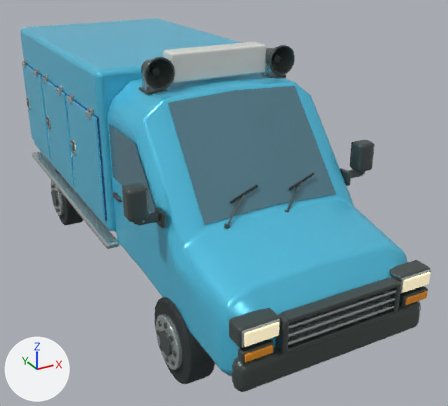
The glTF model vehicles/ice_cream_van.glb: old version first, new version second.
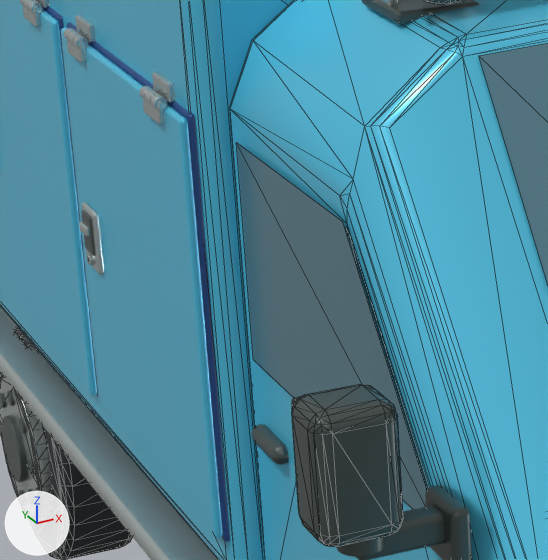
Each version is shown whole from a camera (50 mm lens) standing at (-2.88, -6.31, 3.84) and looking at (0.36, -0.42, 0.9), then close up on the part from 11% to 41% of the width and 22% to 56% of the height. Lighting does not change. The marker at lower left points along +X, +Y and +Z. The older version's two pictures come first. The close-ups show mesh edges as thin lines. Where no turn or scale is listed for an object, it has been applied to the vertices.

Before the edit, the objects in view are built like this:
```python
me_cube_049 = bpy.data.meshes.new('Cube.049')
me_cube_049.from_pydata(...)  # 96 vertices, 188 faces; spans x -0.08..0.08, y -1.71..1.71, z -0.03..0.03
me_cube_049.materials.append(mat_brushed_equipment_metal)  # light grey #c4cdcb
me_cube_052 = bpy.data.meshes.new('Cube.052')
me_cube_052.from_pydata(...)  # 96 vertices, 188 faces; spans x -0.009..0.009, y -0.062..0.062, z -0.09..0.09
me_cube_052.materials.append(mat_brushed_equipment_metal)  # light grey #c4cdcb
me_cylinder_014 = bpy.data.meshes.new('Cylinder.014')
me_cylinder_014.from_pydata(...)  # 192 vertices, 380 faces; spans x -0.13..0.13, y -0.405..0.405, z -0.405..0.405
me_cylinder_014.materials.append(mat_tire_rubber)  # dark grey #2c3234
ob_continuous_side_step = bpy.data.objects.new('Continuous side step', me_cube_049)
ob_continuous_side_step.location = (-1.07, 1.13, 0.76)
ob_däck_001 = bpy.data.objects.new('Däck.001', me_cylinder_014)
ob_däck_001.location = (-0.91, 1.85, 0.405)
ob_freezer_latch_surround = bpy.data.objects.new('Freezer latch surround', me_cube_052)
ob_freezer_latch_surround.location = (-1.107, 0.49, 1.56)
# also in view: 'Cab door window' at (-1.01, -1.15, 1.82); 'Door handle' at (-1.01, -0.65, 1.34); 'Freezer body' at (0.0, 1.25, 1.72); 'Mirror folding pivot' at (-1.21, -1.77, 1.62); 'Wheel hub steel.001' at (-1.05, 1.85, 0.41)
```
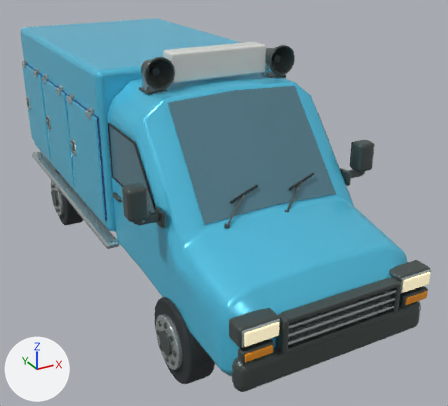
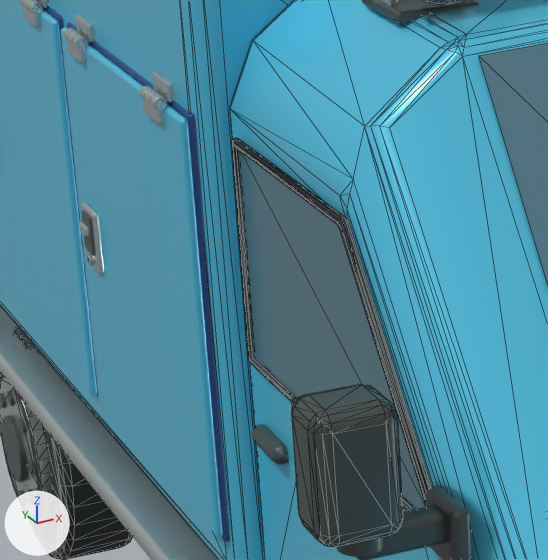
Where the change shows, as pixel boxes (x1, y1, x2, y2) in the close-ups (548 x 560 px):
'Cab window gasket', added: after (232, 138, 431, 510)

Diff of the bpy script that builds the scene:
```diff
--- a/vehicles/ice_cream_van.glb.py
+++ b/vehicles/ice_cream_van.glb.py
@@ me_cab_window_gasket @@
+me_cab_window_gasket.from_pydata(...)  # 40 vertices, 80 faces; spans x -1.024..-1.0, y -1.748..-0.552, z 1.527..2.105
+me_cab_window_gasket.materials.append(mat_tire_rubber)  # dark grey #2c3234
@@ ob_cab_window_gasket @@
+ob_cab_window_gasket = bpy.data.objects.new('Cab window gasket', me_cab_window_gasket)
+ob_cab_window_gasket.location = (0.0, 0.0, 0.0)
```
